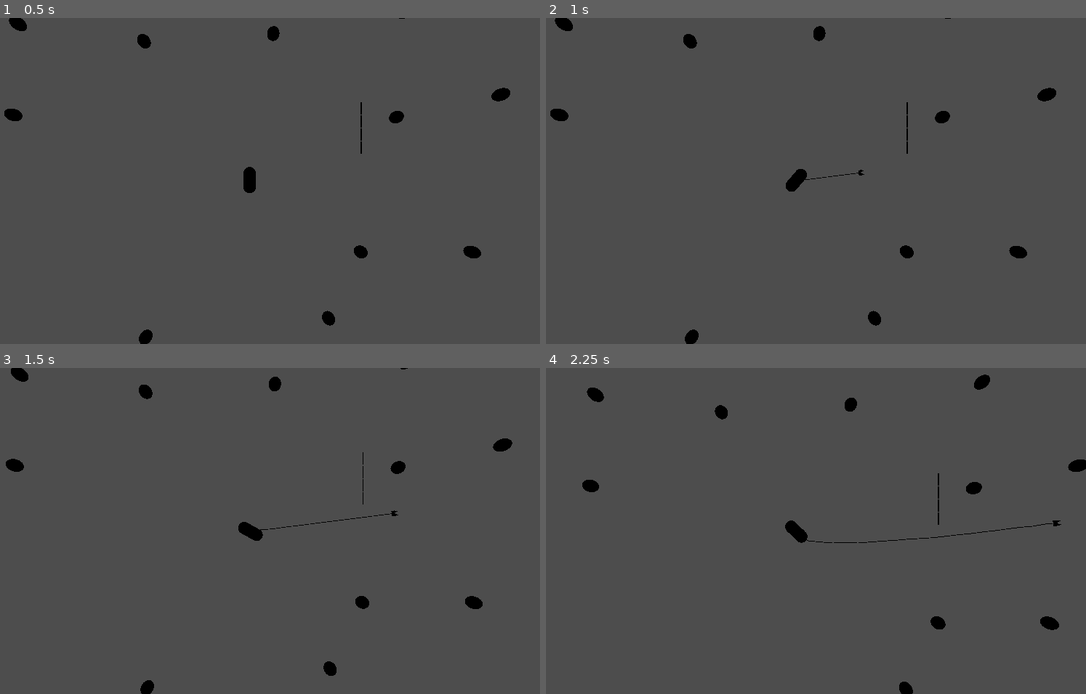
Above: before the commit, frames 1-4 (two rows, left to right).
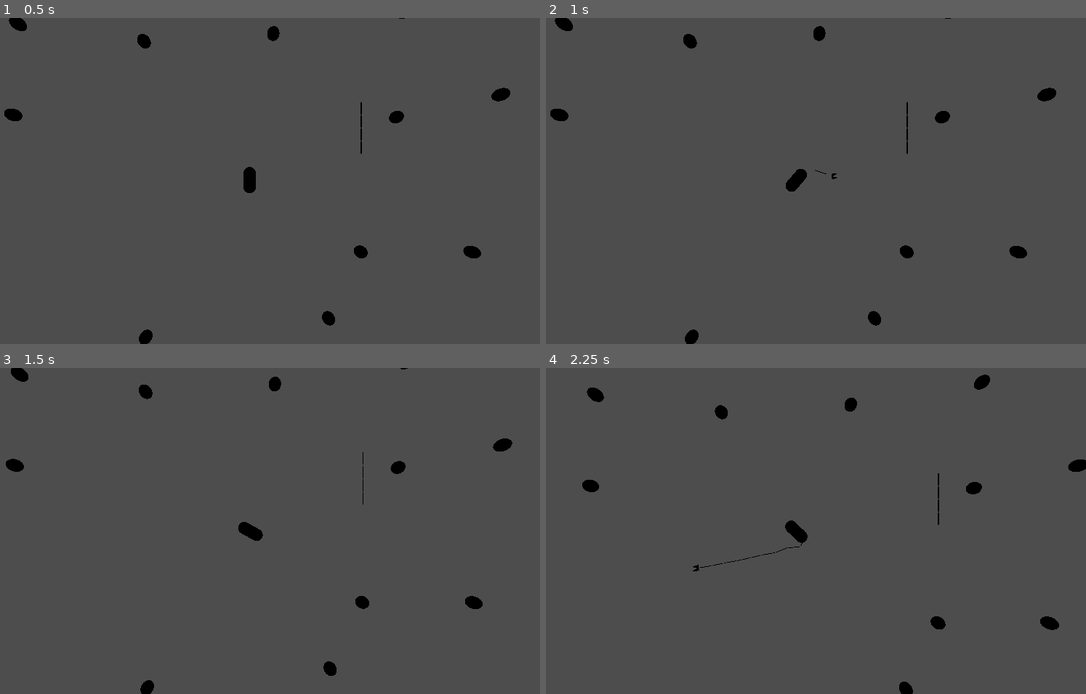
Above: after the commit, the same moments.

Repository: ALP-Games/Asteroid-collection-game
Game: Godot game, scene res://levels/world.tscn
The game is run twice, just before and just after one commit, with the same random seed, the same clock (stepped at 60 frames per second) and the same inputs.
Inputs (mouse positions are in pixels of both pictures, inside the frame that each line leads up to):
- Up to frame 1 (0.5 s): no input
- Up to frame 2 (1 s): tap Enter at 0.5 s; move the mouse to (924, 164) at 0.52 s; hold D (rot_right) from 0.53 s (still down); click (924, 164) at 0.6 s; right-click (924, 164) at 0.8 s
- Up to frame 3 (1.5 s): move the mouse to (135, 547) at 1.27 s; release D (rot_right) at 1.28 s; hold S (reverse) from 1.28 s (still down); right-click (135, 547) at 1.35 s
- Up to frame 4 (2.25 s): click (681, 547) at 1.55 s; move the mouse to (853, 459) at 2.02 s; release S (reverse) at 2.03 s; hold D (rot_right) from 2.03 s (still down); click (853, 459) at 2.1 s

Frame 1 is identical in both runs. In frame 2, less than 0.1% of the frame differs, in the area x 47-59%, y 46-50%; in frame 3, less than 0.1%; in frame 4, 0.2%, in the area x 27-96%, y 46-63%.
Error after the commit: Cannot call method 'has_method' on a previously freed instance. (res://actors/rope_emitter.gd:49)

Commit message:
rope retraction and still stretchy rope

Diff:
--- a/actors/asteroid.tscn
+++ b/actors/asteroid.tscn
@@ -8,6 +8,7 @@
 collision_layer = 2
 collision_mask = 7
 axis_lock_linear_y = true
+mass = 100.0
 
 [node name="MeshInstance3D" type="MeshInstance3D" parent="."]
 mesh = SubResource("SphereMesh_a26ev")
--- a/actors/hook.gd
+++ b/actors/hook.gd
@@ -14,7 +14,7 @@
 		var contact_position := state.get_contact_local_position(index)
 		hooked = true
 		_attach_at_point(colliding_object, contact_position)
-		target_reached.emit()
+		target_reached.emit(colliding_object, hook_joint)
 		return
 	#print("Contact count - ", contact_count)
 
@@ -26,5 +26,6 @@
 
 
 func release_target() -> void:
-	if hooked and hook_joint:
+	hooked = true
+	if hook_joint:
 		hook_joint.queue_free()
--- a/actors/hook.tscn
+++ b/actors/hook.tscn
@@ -52,7 +52,7 @@
 shape = SubResource("BoxShape3D_b33q5")
 
 [node name="RopeEnd" type="Node3D" parent="."]
-transform = Transform3D(1, 0, 0, 0, -1.82768e-08, 0.418124, 0, -1, -4.37114e-08, 0, 0, 0)
+transform = Transform3D(1, 0, 0, 0, -1.82768e-08, 0.418124, 0, -1, -4.37114e-08, 0, 0, 0.221603)
 
 [node name="RopeFront" type="Node3D" parent="."]
 transform = Transform3D(1, 0, 0, 0, -1.82768e-08, 0.418124, 0, -1, -4.37114e-08, 0, 0, 0)
--- a/actors/rope_emitter.gd
+++ b/actors/rope_emitter.gd
@@ -1,4 +1,7 @@
 class_name RopeEmitter extends Node3D
+
+const ROPE_STIFFNESS := 50.0
+const ROPE_DAMPING := 5.0
 
 #const ROPE_SEGMENT = preload("res://actors/rope_segment.tscn")
 @export var first_segment_scene: PackedScene = load("res://actors/anchor.tscn")
@@ -7,8 +10,11 @@
 @export var shoot_force := 20000.0
 @export var segment_spacing := 0.75
 @export var max_segment_count := 30
+@export var retraction_force := 5000
 
-var current_rope_segment := 0
+var rope_max_length := 0.0
+var rope_target: RigidBody3D
+var target_attachment: Node3D
 
 var rope_segments: Array[RopeSegment]
 var first_segment: RopeSegment = null
@@ -16,7 +22,6 @@
 var rope_shot := false
 var connected_to_parent := false
 var retracting_rope := false
-
 var rope_target_reached := false
 
 var _parent: RigidBody3D
@@ -43,48 +48,112 @@
 	retracting_rope = true
 	if first_segment.has_method("release_target"):
 		first_segment.release_target()
-	#rope_segments
+	_accelerate_last_segment_retraction()
 
 
-func on_rope_target_reached() -> void:
+func on_rope_target_reached(target_object: RigidBody3D, attachment_joint: Node3D) -> void:
 	rope_target_reached = true
+	rope_target = target_object
+	target_attachment = attachment_joint
+	rope_max_length = global_position.distance_to(target_attachment.global_position)
 	first_segment.target_reached.disconnect(on_rope_target_reached)
 
 
 func instantiate_new_rope_segment(new_transform: Transform3D) -> RopeSegment:
 	var new_segment: RopeSegment
-	if current_rope_segment == 0:
+	if rope_segments.size() == 0:
 		new_segment = first_segment_scene.instantiate()
 	else:
 		new_segment = rope_segment_scene.instantiate()
 	get_tree().get_first_node_in_group("instantiated_root").add_child(new_segment)
 	rope_segments.append(new_segment)
 	new_segment.global_transform = new_transform
-	current_rope_segment += 1
 	return new_segment
 
 
 func _physics_process(delta: float) -> void:
-	if rope_shot and should_spawn_more_rope() or not connected_to_parent:
+	if retracting_rope:
+		_process_rope_retraction()
+	elif rope_shot and (should_spawn_more_rope() or not connected_to_parent):
 		_process_segment_addition()
+
+	if rope_target:
+		_enforce_rope_length()
+
+
+func _enforce_rope_length() -> void:
+	var current_distance := global_position.distance_to(target_attachment.global_position)
+
+	if current_distance > rope_max_length:
+		var total_mass := _parent.mass + rope_target.mass
+		var parent_weight_ratio := rope_target.mass / total_mass
+		var target_weight_ratio := _parent.mass / total_mass
+
+		var direction := (global_position - rope_target.global_position).normalized()
+		var stretch := current_distance - rope_max_length
+
+		var relative_velocity := _parent.linear_velocity - rope_target.linear_velocity
+		var velocity_along_rope := relative_velocity.dot(direction)
+
+		var force_magnitude := stretch * ROPE_STIFFNESS - velocity_along_rope * ROPE_DAMPING
+		var rope_force := direction * force_magnitude
+
+		rope_target.apply_central_force(rope_force * target_weight_ratio)
+		_parent.apply_central_force(-rope_force * parent_weight_ratio)
 
 
 func _process_segment_addition() -> void:
-	if not last_segment:
-		return
-	while last_segment.global_position.distance_to(global_position) >= segment_spacing:
-		add_segment_to_last()
+	_instantiate_continious_segments()
 
-	if not should_spawn_more_rope():
+	if rope_segments.size() >= max_segment_count or rope_target_reached:
+	#if not should_spawn_more_rope():
 		connect_last_to_parent()
 
 
+func _instantiate_continious_segments() -> void:
+	while last_segment and last_segment.global_position.distance_to(global_position) >= segment_spacing:
+		add_segment_to_last()
+
+
+func _process_rope_retraction() -> void:
+	if rope_segments.size() <= 0 and not last_segment:
+		rope_target_reached = false
+		connected_to_parent = false
+		retracting_rope = false
+		rope_shot = false
+		return
+
+	if not _should_retract_last():
+		_accelerate_last_segment_retraction()
+	while _should_retract_last():
+		_retract_last_segment()
+
+
+func _should_retract_last() -> bool:
+	return last_segment and last_segment.global_position.distance_to(global_position) <= segment_spacing
+
+
+func _accelerate_last_segment_retraction() -> void:
+	var desired_direction := (global_position - last_segment.rope_end.global_position).normalized()
+	var negative_force:= -(last_segment.linear_velocity.normalized() - desired_direction) * retraction_force
+	last_segment.apply_force(desired_direction * retraction_force + negative_force, last_segment.rope_end.global_position)
+
+
+
+func _retract_last_segment() -> void:
+	last_segment.queue_free()
+	last_segment = rope_segments.pop_back()
+	#print("Last segment is first - ", last_segment == first_segment)
+
+
 func should_spawn_more_rope() -> bool:
-	return current_rope_segment < max_segment_count or not rope_target_reached
+	return rope_segments.size() < max_segment_count or not rope_target_reached
 
 
 func connect_last_to_parent() -> void:
 	connected_to_parent = true
+	if not last_segment:
+		return
 	last_segment.attach(_parent, global_position)
 
 
--- a/actors/rope_segment.gd
+++ b/actors/rope_segment.gd
@@ -1,6 +1,6 @@
 class_name RopeSegment extends RigidBody3D
 
-signal target_reached
+signal target_reached(target: RigidBody3D, attachment_joint: Node3D)
 
 #const ROPE_SEGMENT = preload("res://actors/rope_segment.tscn")
 
@@ -22,5 +22,8 @@
 	var pin_joint := PinJoint3D.new()
 	add_child(pin_joint)
 	pin_joint.global_position = point
+	pin_joint.set_param(PinJoint3D.PARAM_BIAS, 0.99)
+	#pin_joint.set_param(PinJoint3D.PARAM_DAMPING, 8.0)
+	pin_joint.set_param(PinJoint3D.PARAM_IMPULSE_CLAMP, 64.0)
 	pin_joint.node_a = get_path()
 	pin_joint.node_b = other.get_path()
